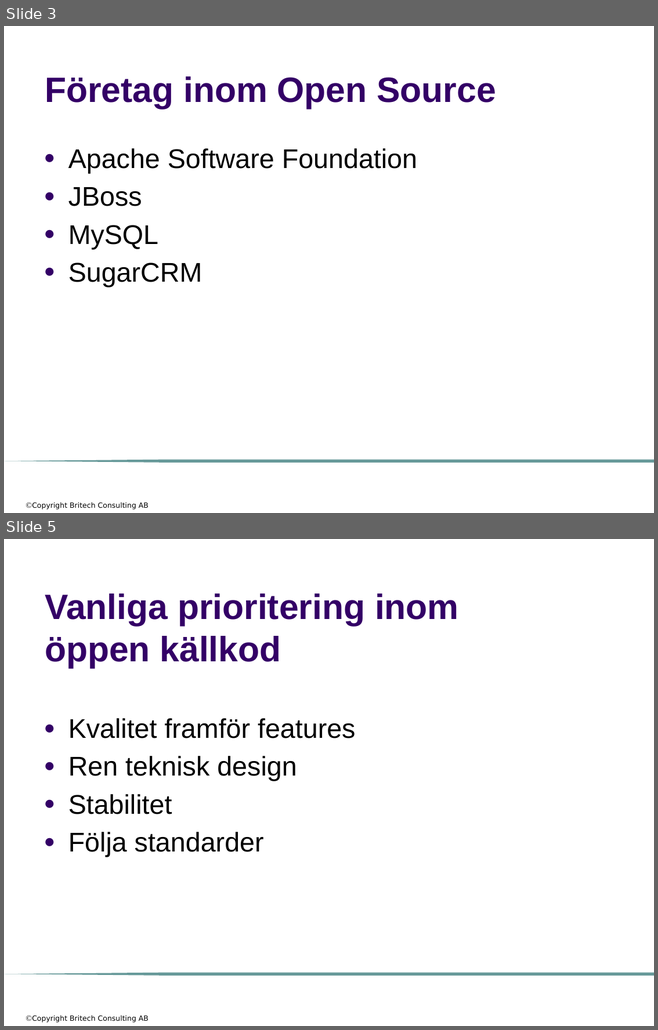
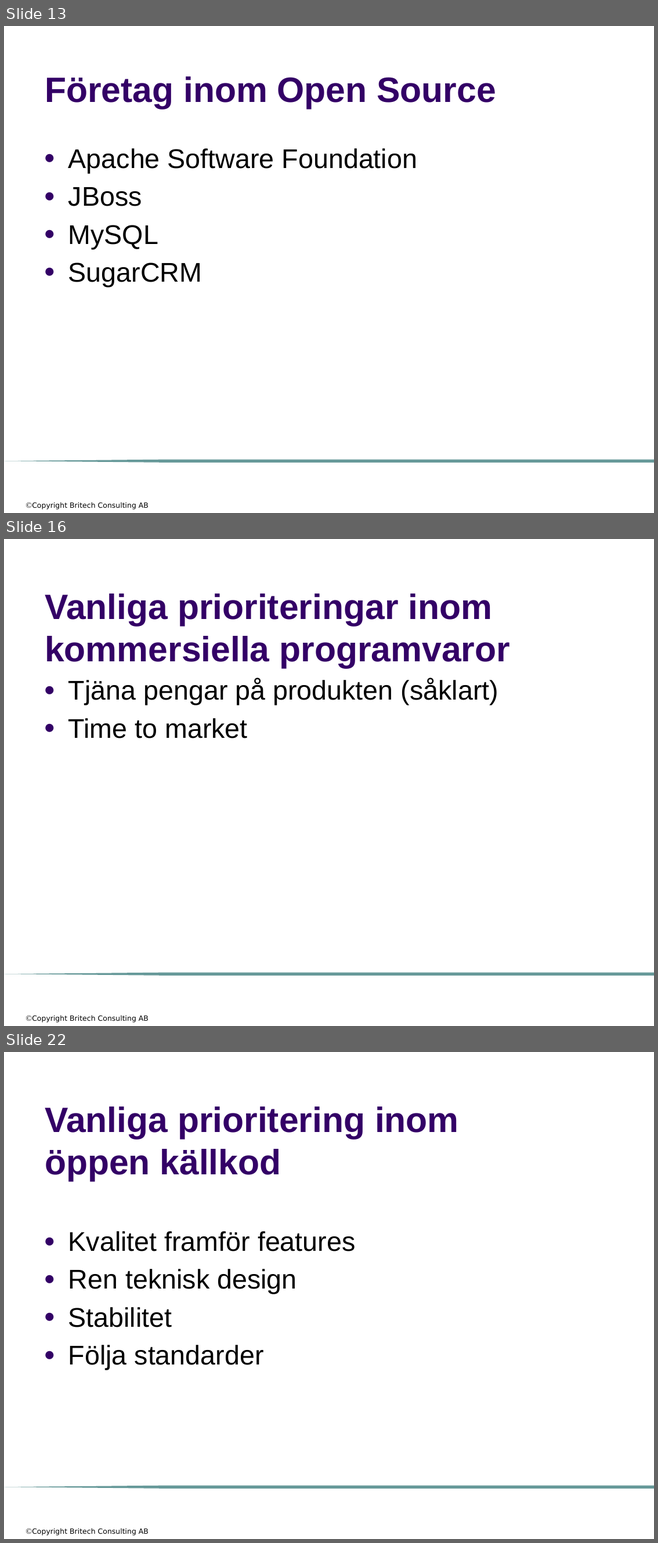
Before and after one commit to me97esn/groovyseminarium, a slide deck: groovyseminarie/dokument/open_source.pptx. Shown one above the other, each under a label of ours: slides 3 and 5 before the commit, slides 13, 16 and 22 after it; the slides between them are not shown. The pictures are 658x1030 and 658x1543 pixels, drawn with LibreOffice and Linux fonts; fonts in the diff are those of the drawing; background and template pictures are left out. Boxes give left, top, right and bottom in pixels: in the first picture for what was removed or moved away, otherwise in the second. Text is boxed around its words. In the diff, an @@ line names an element or a change of style, - is before the commit and + after.

```diff
--- a/groovyseminarie/dokument/open_source.pptx
+++ b/groovyseminarie/dokument/open_source.pptx
@@ slide 16 added at [4, 539, 654, 1026], background #FFFFFF; not listed: 2 template elements that a slide beside it also shows @@
@@ title added at [45, 594, 510, 668], 39 pt, text #330066, bold @@
+Vanliga prioriteringar inom kommersiella programvaror
@@ text added at [68, 679, 498, 739], 30 pt, text #000000 @@
+● Tjäna pengar på produkten (såklart)
+● Time to market
@@ what was slide 3 is now slide 13 @@
@@ what was slide 5 is now slide 22 @@
```
Also in this commit, not shown: 4 slides changed, 33 other slides added.
